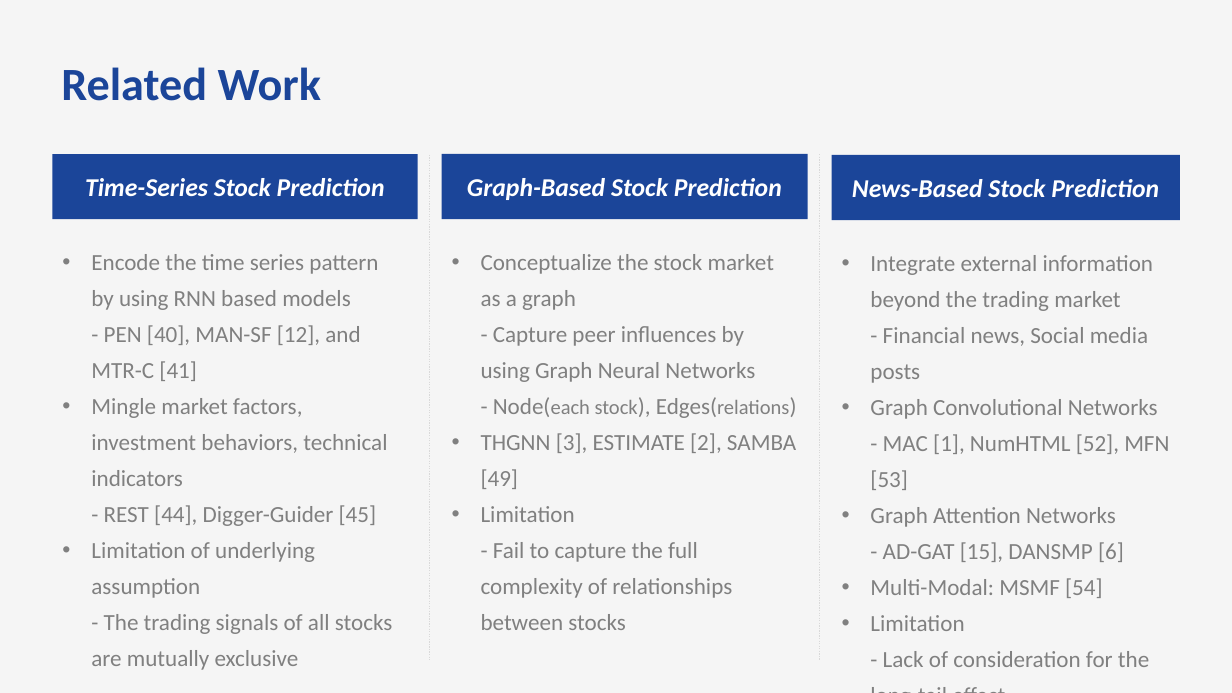
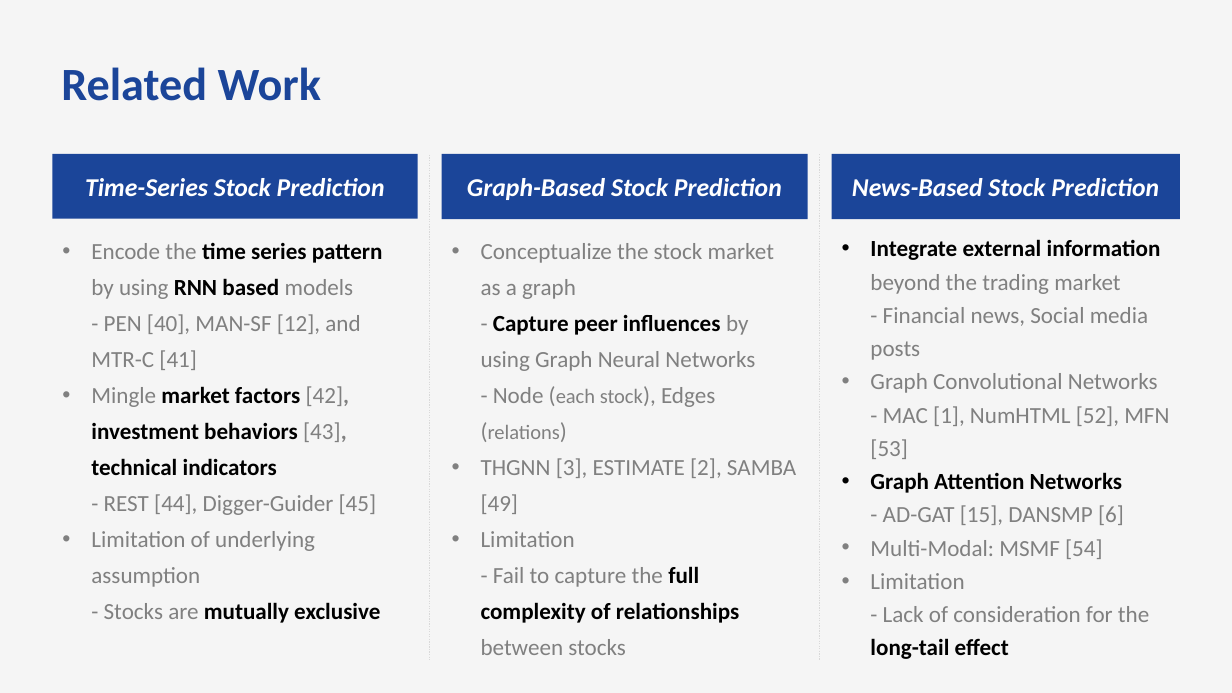
Before and after one commit to bts1991/study, a slide deck: slide 6 of 논문 Review/Others/paper_review.pptx. Drawn at 1232x693 pixels with LibreOffice and Linux fonts; fonts in the diff are those of the drawing. Boxes give left, top, right and bottom in pixels: in the first picture for what was removed or moved away, otherwise in the second. Text is boxed around its words. In the diff, an @@ line names an element or a change of style, - is before the commit and + after.

```diff
--- a/논문 Review/Others/paper_review.pptx
+++ b/논문 Review/Others/paper_review.pptx
@@ text "Encode the time series pattern ...": place and size @@
-text "Encode the time series pattern ..." at [91, 254, 393, 670]
+text "Encode the time series pattern ..." at [91, 243, 383, 623]
@@ text "Conceptualize the stock market as ...": place and size @@
-text "Conceptualize the stock market as ..." at [481, 254, 796, 630]
+text "Conceptualize the stock market as ..." at [481, 243, 796, 655]
@@ text "Integrate external information beyond the ...": place and size @@
-text "Integrate external information beyond the ..." at [870, 255, 1169, 667]
+text "Integrate external information beyond the ..." at [870, 239, 1169, 659]
@@ text "Integrate external information beyond the ..." at [870, 239, 1169, 659]: text colour #808080 to #000000, bold on in "Integrate external information", "Graph Attention Networks", "long-tail effect"; line spacing 1.3 to 1.2 @@
@@ text at [91, 243, 383, 370]: text colour #808080 to #000000, bold on in "time series pattern RNN based" @@
@@ text at [481, 243, 774, 439]: spaces changed @@
-  • Conceptualize the stock market as a graph
-    - Capture peer influences by using Graph Neural Networks
-    - Node(each stock), Edges(relations)
+  • Conceptualize the stock market as a graph
+    - Capture peer influences by using Graph Neural Networks
+    - Node (each stock), Edges (relations)
@@ text at [91, 386, 380, 623]: text changed @@
-  • Mingle market factors, investment behaviors, technical indicators
-    - REST [44], Digger-Guider [45]
-  • Limitation of underlying assumption
-    - The trading signals of all stocks are mutually exclusive
+  • Mingle market factors [42], investment behaviors [43], technical indicators
+    - REST [44], Digger-Guider [45]
+  • Limitation of underlying assumption
+    - Stocks are mutually exclusive
@@ text at [481, 531, 739, 655]: text colour #808080 to #000000, bold on in "full complexity of relationships" @@
```
Also in this commit, not shown: 13 other slides changed, 9 slides added.
